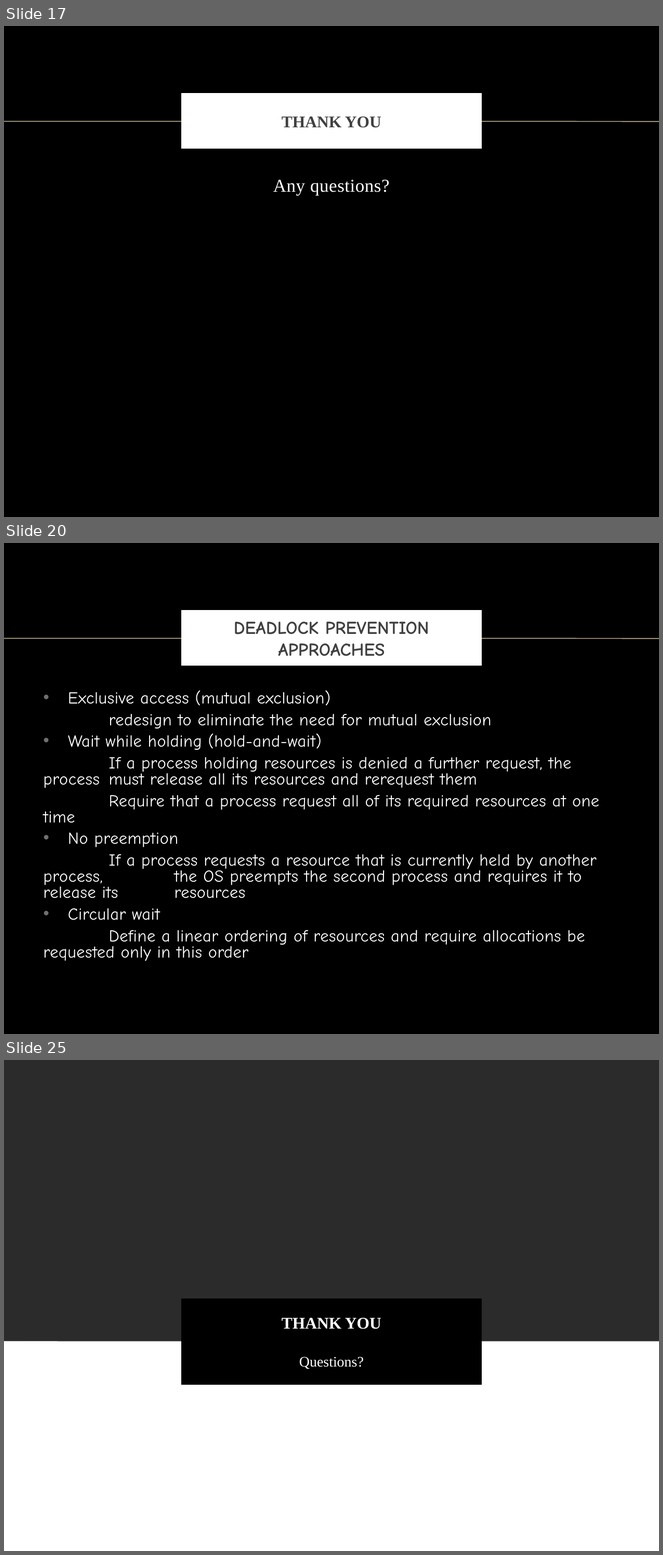
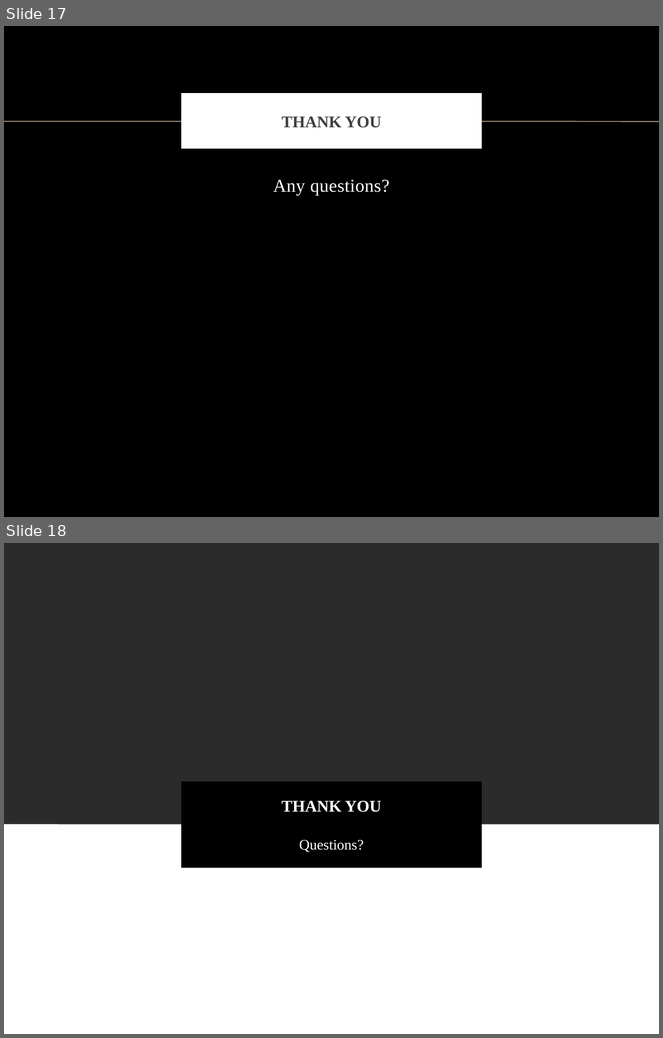
Before and after one commit to vong-srey/Paravantage, a slide deck: Deadlock.pptx. Shown one above the other, each under a label of ours: slides 17, 20 and 25 before the commit, slides 17 and 18 after it; the slides between them are not shown. The pictures are 663x1555 and 663x1038 pixels, drawn with LibreOffice and Linux fonts; fonts in the diff are those of the drawing; background and template pictures are left out; a plain dark background stands for a picture behind light text. Boxes give left, top, right and bottom in pixels: in the first picture for what was removed or moved away, otherwise in the second. Text is boxed around its words. In the diff, an @@ line names an element or a change of style, - is before the commit and + after.

```diff
--- a/Deadlock.pptx
+++ b/Deadlock.pptx
@@ slide 20 removed at [4,543,659,1034], background picture (left out); not listed: 1 template element that a slide beside it also shows @@
@@ title removed at [184,613,479,664] @@
-DEADLOCK PREVENTION APPROACHES
@@ text removed at [44,690,599,962] @@
-• Exclusive access (mutual exclusion)
-redesign to eliminate the need for mutual exclusion
-• Wait while holding (hold-and-wait)
-If a process holding resources is denied a further request, the process must release all its resources and rerequest them
-Require that a process request all of its required resources at one time
-• No preemption
-If a process requests a resource that is currently held by another process, the OS preempts the second process and requires it to release its resources
-• Circular wait
-Define a linear ordering of resources and require allocations be requested only in this order
@@ what was slide 25 is now slide 18 @@
```
Also in this commit, not shown: 6 other slides removed.
